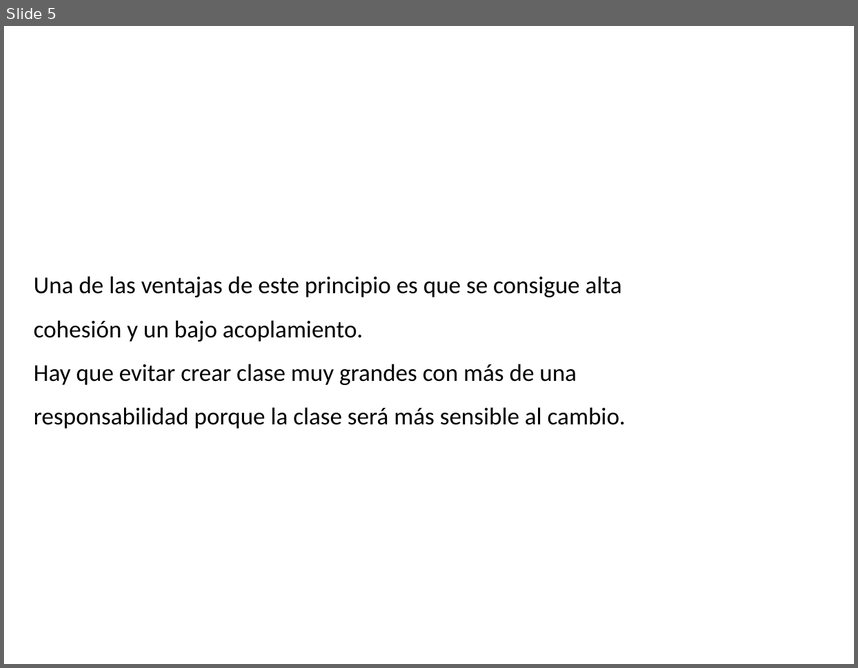
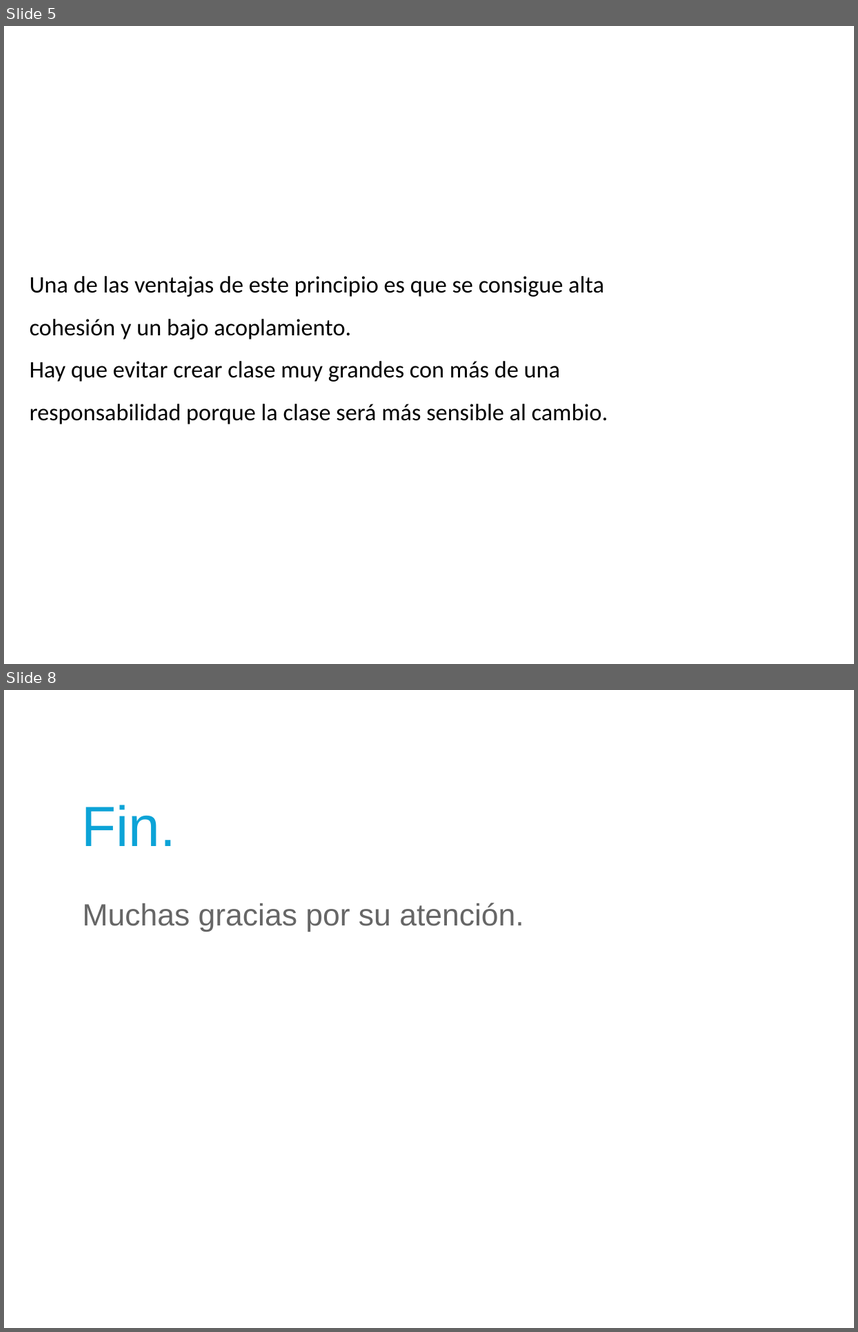
Before and after one commit to Ponchiux0710/investigation-bravo, a slide deck: Documents/Presentacion Responsabilidad Unica Grupo Bravo.pptx. Shown one above the other, each under a label of ours: slide 5 before the commit, slides 5 and 8 after it; the slides between them are not shown. The pictures are 858x668 and 858x1332 pixels, drawn with LibreOffice and Linux fonts; fonts in the diff are those of the drawing; background and template pictures are left out. Boxes give left, top, right and bottom in pixels: in the first picture for what was removed or moved away, otherwise in the second. Text is boxed around its words. In the diff, an @@ line names an element or a change of style, - is before the commit and + after.

Commit message:
edicion Presentacion Responsabilidad Unica Grupo Bravo.pptx

```diff
--- a/Documents/Presentacion Responsabilidad Unica Grupo Bravo.pptx
+++ b/Documents/Presentacion Responsabilidad Unica Grupo Bravo.pptx
@@ slide 8 added at (4,690,854,1328), background picture (left out) @@
@@ text added at (81,805,176,846), 48 pt, text #0CA3D7 @@
+Fin.
@@ text added at (83,903,524,931), 26 pt, text #666666 @@
+Muchas gracias por su atención.
@@ slide 5 changed as well @@
@@ text "Una de las ventajas de ..." at (30,276,608,424): size 20.5 to 20 pt @@
```
Also in this commit, not shown: 4 other slides changed, 2 other slides added.
